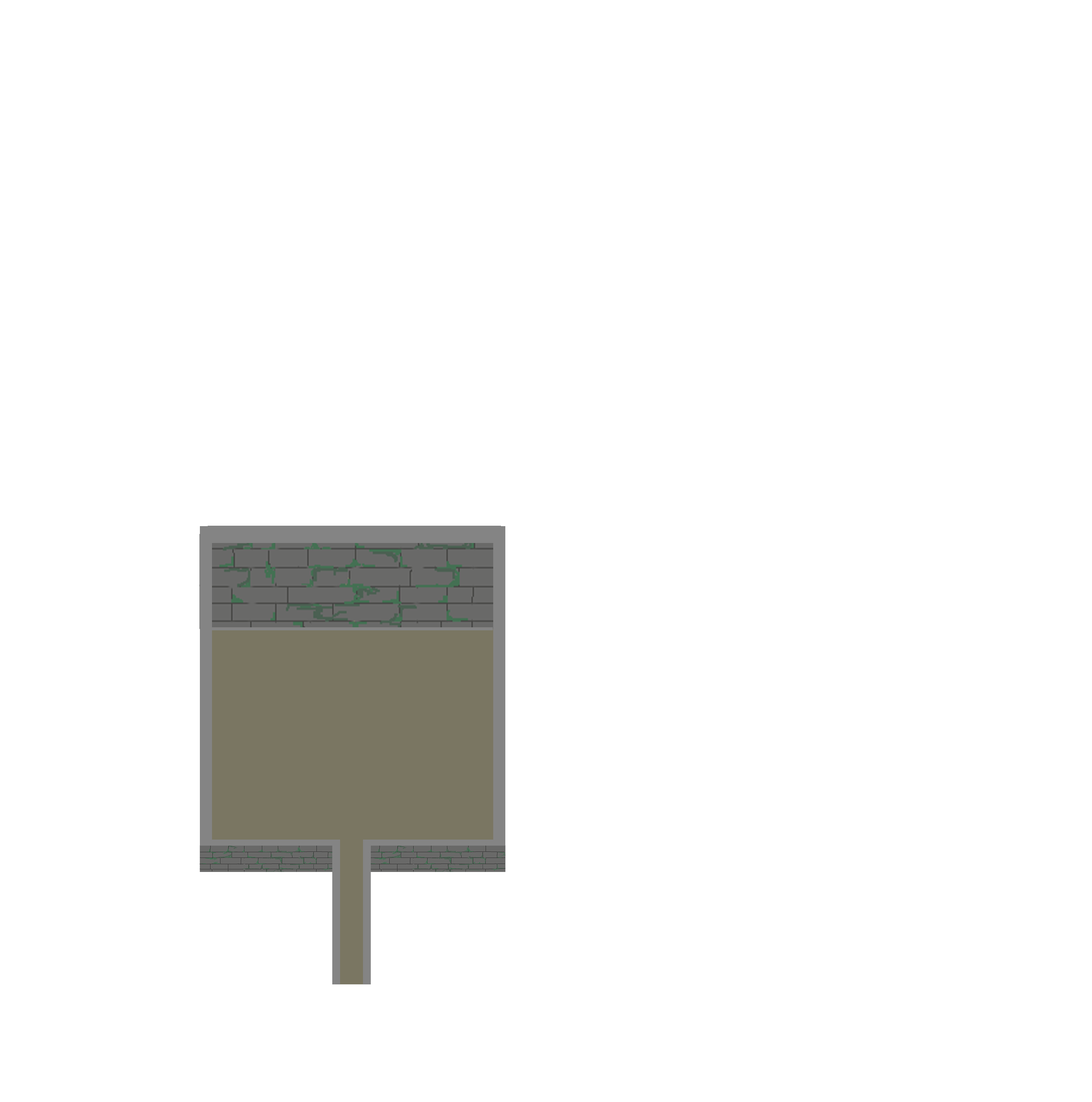
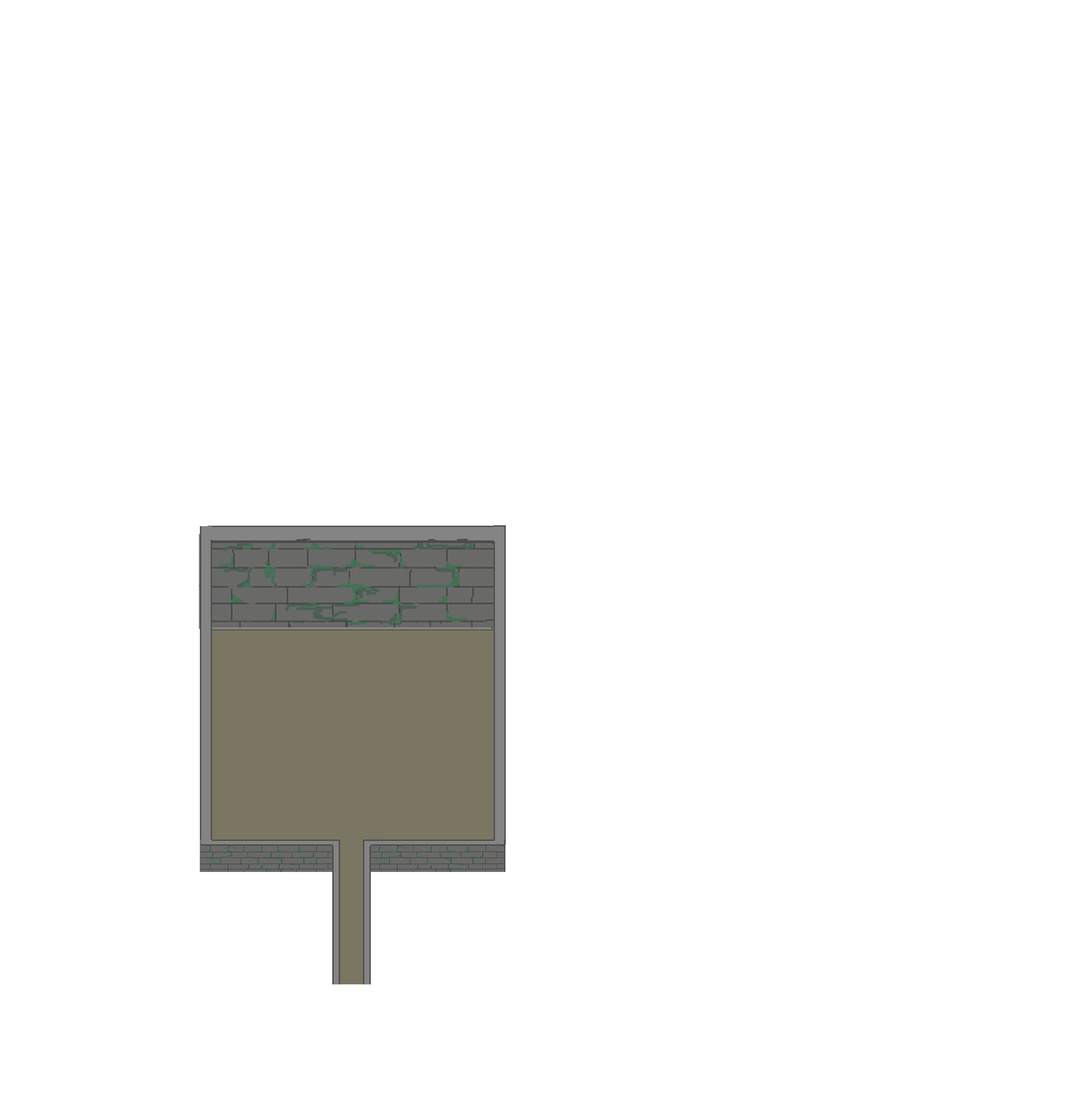
Comparing the layer stacks of the two 1092 x 1102 images. Changes:
painted on "cimamurodeitado1" over [368, 839, 506, 847]
painted on "cimamurodeitado" over [199, 839, 338, 847]
painted on "CimaMuropsb" over [331, 839, 340, 985]
painted on "CimaMuropsb1" over [362, 839, 371, 985]
painted on "MuroCaverna1" over [501, 845, 506, 873]
painted on "CimaMuropsb - maior1" (1st of 2) over [199, 526, 212, 847]
moved "cimamurodeitadoJaulachao" above "CimaMuropsb - maior1", painted on it over [210, 627, 493, 632]
renamed "CimaMuropsb - maior" to "CimaMuropsb - maior1", painted on it over [493, 525, 506, 846]
painted on "cimamurodeitadoJaula" over [207, 525, 502, 547]
painted on "MuroCavernajaulas" over [198, 534, 495, 630]
painted on "MuroCaverna" over [332, 845, 334, 873]
